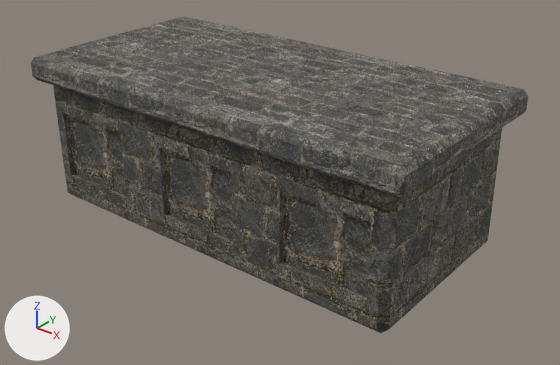
An edit to the glTF model content/models/crypt/stone-tomb-v01.glb, drawn before and after from the same camera.
One viewpoint serves both versions: a 50 mm camera at (2.56, -3.06, 2.17) aimed at (0.12, -0.01, 0.28). Every picture has the same lights, and +X, +Y and +Z are marked at lower left. The picture after the commit comes second. Vertices at exactly the same position are counted once.

Names of what the first picture shows: 'stone-tomb'.
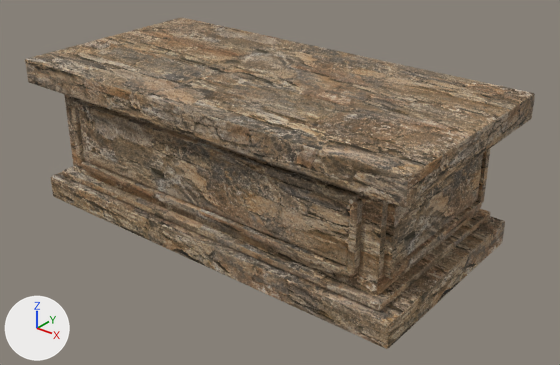
What changed in the scene script:
```text
Add img_stone_sandstone:
    img_stone_sandstone = load_image('stone-sandstone', '_unpacked/stone-sandstone', 1024, 1024, 'sRGB')
Change mat_masonry_mossy:
    mat_masonry_mossy.texture: img_masonry_mossy -> img_stone_sandstone
    mat_masonry_mossy.roughness: 0.9 -> 0.92
Change me_stone_tomb:
    used by ob_stone_tomb; location = (0.0, 0.0, 0.0)
    remove me_stone_tomb.from_pydata(...)  # 72 vertices, 136 faces; spans x -1.23..1.23, y -0.63..0.63, z 0.0..0.89
    add me_stone_tomb.from_pydata(...)  # 3872 vertices, 7640 faces; spans x -1.25..1.25, y -0.63..0.63, z -0.07..0.8
    me_stone_tomb part 1: the loose piece of 48 vertices spanning x -1.15..1.15, y -0.55..0.55, z 0.0..0.75 is rebuilt with 152 vertices and now spans x -1.08..1.08, y -0.51..0.51, z 0.11..0.66
    me_stone_tomb part 2: the loose piece of 24 vertices spanning x -1.23..1.23, y -0.63..0.63, z 0.75..0.89 is rebuilt with 152 vertices and now spans x -1.25..1.25, y -0.63..0.63, z 0.66..0.8, in mat_masonry_mossy (picture img_stone_sandstone)
    me_stone_tomb part 3: 3568 vertices added at x -1.2..1.2, y -0.6..0.6, z -0.07..0.7
    remove me_stone_tomb.materials.append(mat_masonry_crypt)  # picture img_masonry_crypt
Change ob_stone_tomb:
    ob_stone_tomb.location: (0.0, 0.0, 0.0) -> (0.0, 0.0, 0.071)
```

Pixel boxes (x1, y1, x2, y2) of what changed, in the pictures (560 x 365 px):
'stone-tomb', surface changed, reshaped, moved
    before: (31, 16, 528, 333)
    after: (25, 17, 535, 349)
part 1 of me_stone_tomb, rebuilt (8% narrower, 18% shorter)
    before: (53, 86, 502, 333)
    after: (64, 94, 479, 296)
part 2 of me_stone_tomb, rebuilt
    before: (31, 16, 528, 198)
    after: (25, 17, 535, 208)
part 3 of me_stone_tomb, added (brown)
    after: (51, 100, 505, 349)
